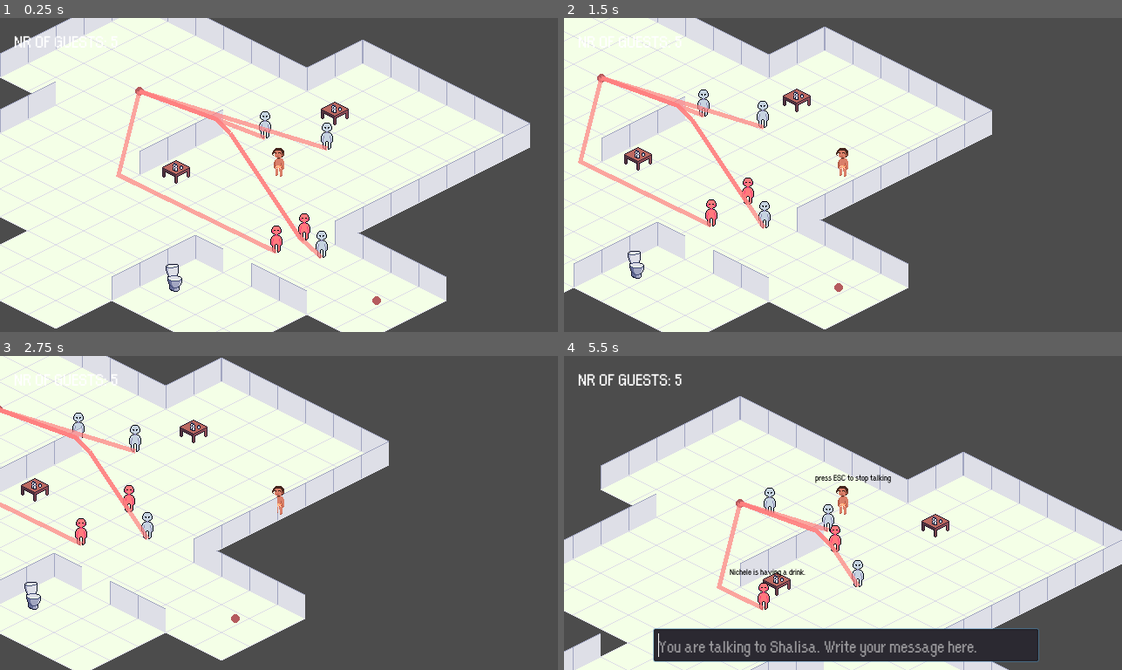
Above: before the commit, frames 1-4 (two rows, left to right).
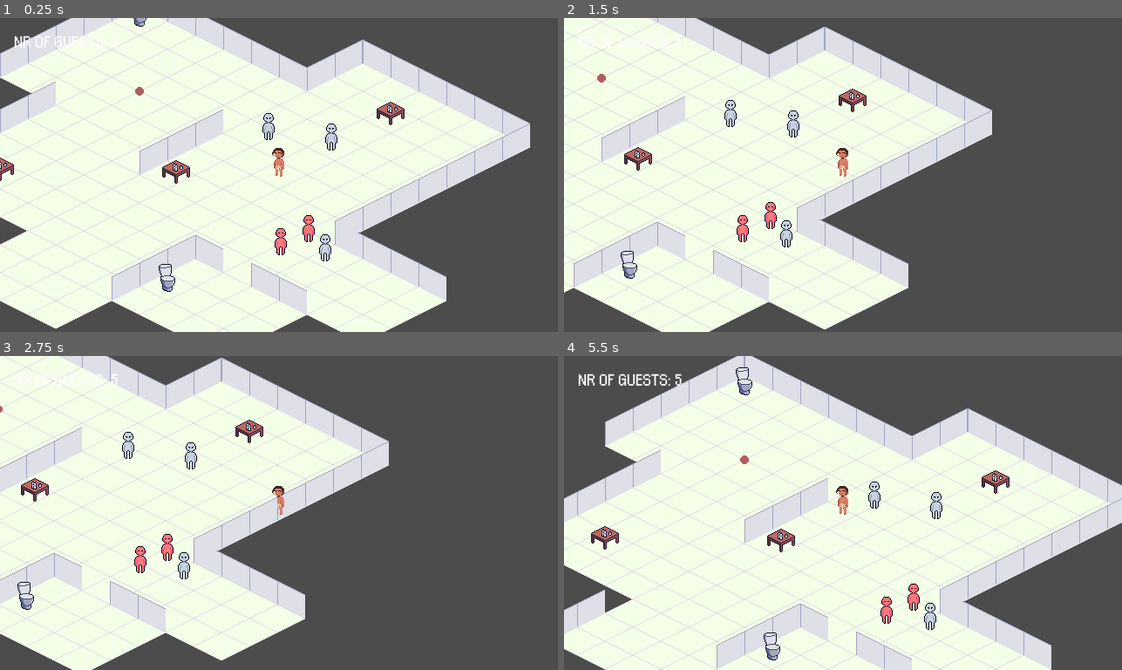
Above: after the commit, the same moments.

Repository: Boffl/language-game-prototype
Game: Godot game, scene res://Party.tscn
The game is run twice, just before and just after one commit, with the same random seed, the same clock (stepped at 60 frames per second) and the same inputs.
Inputs:
- Up to frame 1 (0.25 s): no input
- Up to frame 2 (1.5 s): tap Enter (ui_accept) at 0.5, 0.6, 0.77, 1.07, 1.35 s; hold Right (ui_right) 0.53-1.28 s; hold Down (ui_down) from 1.28 s (still down)
- Up to frame 3 (2.75 s): tap Enter (ui_accept) at 1.52, 1.82, 2.1 s; release Down (ui_down) at 2.03 s; hold Right (ui_right) from 2.03 s (still down)
- Up to frame 4 (5.5 s): release Right (ui_right) at 2.78 s; hold Up (ui_up) 2.78-3.53 s; tap Enter (ui_accept) at 2.85, 3.02, 3.32, 3.6, 3.77, 4.07, 4.35, 4.52, 4.82, 5.1 s; hold Left (ui_left) 3.53-5.03 s; tap Escape (ui_cancel) at 4.15 s; hold Down (ui_down) from 5.03 s (still down)

The runs differ from the first frame. In frame 1, 3.4% of the frame differs, in the area x 0-73%, y 0-92%; in frame 2, 3.3%; in frame 3, 2.8%; in frame 4, 47%, in the area x 0-100%, y 0-100%.

Commit message:
updated PartyGuest pathfinding to make it more modular and easily useable and cleaned up some code

Diff:
--- a/Objects/Furniture/Toilet.tscn
+++ b/Objects/Furniture/Toilet.tscn
@@ -7,6 +7,7 @@
 height = 16.0
 
 [sub_resource type="CapsuleShape2D" id=2]
+radius = 5.33333
 height = 6.66667
 
 [node name="Toilet" type="StaticBody2D" groups=["toilets"]]
--- a/Objects/Furniture/WaterTable.tscn
+++ b/Objects/Furniture/WaterTable.tscn
@@ -3,7 +3,7 @@
 [ext_resource path="res://Assets/Furniture/WaterTable.png" type="Texture" id=1]
 
 [sub_resource type="CapsuleShape2D" id=1]
-radius = 16.0
+radius = 11.6666
 
 [node name="WaterTable" type="StaticBody2D" groups=["watertables"]]
 
--- a/Party.tscn
+++ b/Party.tscn
@@ -97,9 +97,9 @@
 }
 
 [sub_resource type="NavigationPolygon" id=7]
-vertices = PoolVector2Array( 512, 8, 664, 88, 504, 56, 488, 48, 456, 192, 368, 80, 488, 72, 352, 328, 248, 272, 296, 256, 304, 264, 152, 192, 16, 128, 176, 48, 240, 128, 448, 200, 584, 272, 512, 304, 384, 240, 112, 16, 264, -56, 448, 40, 352, 64, 328, 208, 168, 288, 64, 240, 256, 136, 376, 264, 424, 288, 312, 256, 304, 248, 320, 240, 352, 248, 472, 56, 368, 232 )
-polygons = [ PoolIntArray( 0, 1, 2, 3 ), PoolIntArray( 1, 4, 5, 6 ), PoolIntArray( 7, 8, 9, 10 ), PoolIntArray( 11, 12, 13, 14 ), PoolIntArray( 15, 16, 17, 18 ), PoolIntArray( 13, 19, 20, 21, 22 ), PoolIntArray( 5, 23, 24, 25, 11, 26 ), PoolIntArray( 27, 28, 7, 10, 29 ), PoolIntArray( 27, 29, 30, 31, 32 ), PoolIntArray( 21, 0, 3, 33 ), PoolIntArray( 18, 27, 32, 34 ), PoolIntArray( 5, 4, 15, 18, 34, 23 ), PoolIntArray( 6, 2, 1 ), PoolIntArray( 21, 33, 6, 5, 22 ), PoolIntArray( 13, 22, 14 ), PoolIntArray( 11, 14, 26 ), PoolIntArray( 5, 26, 5 ) ]
-outlines = [ PoolVector2Array( 112, 16, 264, -56, 448, 40, 512, 8, 664, 88, 456, 192, 448, 200, 584, 272, 512, 304, 384, 240, 376, 264, 424, 288, 352, 328, 248, 272, 296, 256, 304, 264, 312, 256, 304, 248, 320, 240, 352, 248, 368, 232, 328, 208, 168, 288, 64, 240, 152, 192, 16, 128, 176, 48 ), PoolVector2Array( 368, 80, 256, 136, 240, 128, 352, 64, 368, 80 ), PoolVector2Array( 472, 56, 488, 48, 504, 56, 488, 72 ) ]
+vertices = PoolVector2Array( 368, 80, 536, 64, 552, 72, 472, 208, 392, 248, 368, 240, 328, 216, 256, 136, 568, 64, 696, 96, 168, 296, 48, 240, 144, 192, 176, 48, 112, 16, 264, -56, 456, 40, 352, 72, 360, 328, 248, 272, 258.572, 266.714, 296, 264, 600, 272, 520, 312, 384, 256, 440, 288, 312, 256, 360, 248, 240, 128, 120, 128, 120, 120, 536, 56, 288, 256, 304, 248, 296, 248, 328, 232, 568, 56, 520, 8, 552, 48, 104, 112, 16, 128, 88, 120, 88, 128, 104, 136 )
+polygons = [ PoolIntArray( 0, 1, 2, 3, 4, 5, 6, 7 ), PoolIntArray( 8, 9, 3, 2 ), PoolIntArray( 10, 11, 12, 6 ), PoolIntArray( 13, 14, 15, 16, 17 ), PoolIntArray( 18, 19, 20, 21 ), PoolIntArray( 3, 22, 23, 4 ), PoolIntArray( 24, 25, 18, 21, 26, 27 ), PoolIntArray( 28, 12, 29, 30, 13 ), PoolIntArray( 16, 31, 1, 0, 17 ), PoolIntArray( 32, 21, 20 ), PoolIntArray( 33, 32, 20, 34, 35 ), PoolIntArray( 26, 33, 35, 27 ), PoolIntArray( 24, 27, 5, 4 ), PoolIntArray( 9, 8, 36 ), PoolIntArray( 37, 9, 36, 38 ), PoolIntArray( 37, 38, 31, 16 ), PoolIntArray( 13, 17, 28 ), PoolIntArray( 13, 30, 39 ), PoolIntArray( 40, 13, 39, 41 ), PoolIntArray( 40, 41, 42 ), PoolIntArray( 12, 40, 42, 43 ), PoolIntArray( 12, 43, 29 ), PoolIntArray( 6, 12, 28, 7 ), PoolIntArray( 0, 7, 0 ) ]
+outlines = [ PoolVector2Array( 112, 16, 264, -56, 456, 40, 520, 8, 696, 96, 472, 208, 600, 272, 520, 312, 392, 248, 384, 256, 440, 288, 360, 328, 248, 272, 258.572, 266.714, 296, 248, 328, 232, 360, 248, 368, 240, 328, 216, 168, 296, 48, 240, 144, 192, 16, 128, 176, 48 ), PoolVector2Array( 368, 80, 256, 136, 240, 128, 352, 72, 368, 80 ), PoolVector2Array( 552, 48, 536, 56, 536, 64, 552, 72, 568, 64, 568, 56 ), PoolVector2Array( 312, 256, 304, 248, 288, 256, 296, 264 ), PoolVector2Array( 104, 112, 88, 120, 88, 128, 104, 136, 120, 128, 120, 120 ) ]
 
 [sub_resource type="DynamicFont" id=5]
 size = 22
@@ -206,27 +206,20 @@
 scale = Vector2( 0.5, 0.5 )
 shape = SubResource( 6 )
 
-[node name="TestBeacon2" type="KinematicBody2D" parent="YSort/Furniture"]
-position = Vector2( 528, 272 )
-__meta__ = {
-"_edit_group_": true
-}
-
-[node name="Sprite" type="Sprite" parent="YSort/Furniture/TestBeacon2"]
-texture = ExtResource( 10 )
-
-[node name="CollisionShape2D" type="CollisionShape2D" parent="YSort/Furniture/TestBeacon2"]
-scale = Vector2( 0.5, 0.5 )
-shape = SubResource( 6 )
-
 [node name="Toilet" parent="YSort/Furniture" instance=ExtResource( 12 )]
-position = Vector2( 296, 256 )
+position = Vector2( 288, 256 )
 
 [node name="WaterTable" parent="YSort/Furniture" instance=ExtResource( 13 )]
-position = Vector2( 480, 56 )
+position = Vector2( 544, 56 )
 
 [node name="WaterTable2" parent="YSort/Furniture" instance=ExtResource( 13 )]
 position = Vector2( 298, 123 )
+
+[node name="WaterTable3" parent="YSort/Furniture" instance=ExtResource( 13 )]
+position = Vector2( 96, 120 )
+
+[node name="Toilet2" parent="YSort/Furniture" instance=ExtResource( 12 )]
+position = Vector2( 256, -48 )
 
 [node name="BotPath" type="Path2D" parent="YSort"]
 curve = SubResource( 4 )
@@ -236,7 +229,6 @@
 rotation = -0.482513
 
 [node name="Navigation2D" type="Navigation2D" parent="."]
-visible = false
 
 [node name="PartyGuestMovement" type="NavigationPolygonInstance" parent="Navigation2D"]
 position = Vector2( -8, 0 )
--- a/PartyGuest/PartyGuest.gd
+++ b/PartyGuest/PartyGuest.gd
@@ -21,19 +21,18 @@
 var can_move = true
 
 var velocity
-var reaction_time = 100
 var max_speed = rand_range(20, 30)
 
-var path =  []
-var target_coordinates = ''
-var target_object = "TestBeacon"
+var possible_targets = ["Toilet", "WaterTable", "TestBeacon", "TestBeacon2", "WaterTable2"] # names of all the furniture items PartyGuest can target
+
+var activity_message = ""
 var timer_activity
-var timer_doing_activity
-var activity_message = ""
-
-var possible_targets = ["Toilet", "WaterTable", "TestBeacon", "TestBeacon2", "WaterTable2"]
-
-onready var LinePath = Line2D.new()
+var target_object = "" # type of target that PartyGuest is targeting (from possible_targets)
+var path =  [] # path that PartyGuest follows is stored here
+
+var possible_target_groups = ["watertables", "toilets", "false_group"] # group names of the furniture items
+
+onready var LinePath = Line2D.new() # used for pathfinding
 
 var guest_name # using just 'name' is not good, since it already an attribute in the namespace of the parent class
 var present # True
@@ -58,16 +57,22 @@
 
 
 func _ready():
+	"""
+	Called when PartyGuest enters the scene for the first time
+	"""
+
+	# (temporarily) remove ChatBox
 	get_node("PartyGuestArea/CanvasLayer").remove_child(chatBox)
 
 	# pick a random texture for the PartyGuest
 	get_node("Sprite").set_texture(partyguest_sprites[randi() % len(partyguest_sprites)])
 
-	# spawn in path for PartyGuest
+	# set up Line in path for PartyGuest
 	get_parent().get_parent().add_child(LinePath)
 	LinePath.set_default_color(Color(1, 0.5, 0.5, 0.7))
 	LinePath.set_width(5)
 
+	# timer for switching targets
 	timer_activity = Timer.new()
 	timer_activity.set_wait_time(rand_range(5, 10))
 	timer_activity.set_one_shot(false)
@@ -75,22 +80,20 @@
 	self.add_child(timer_activity)
 	timer_activity.start()
 
+	# empty the stats display text
 	get_node("PartyGuestStats").set_text("")
 
 
 
 func _physics_process(_delta):
-
-	# PICKS NEW TARGET EVERY 5-10 seconds
+	"""
+	Updating Stats, Movement and Interaction Functions
+	"""
+
 	# MOVEMENT
 	if can_move and target_object != "":
-		target_coordinates = get_parent().get_node("Furniture/" + target_object).position
-		move_to(_delta, target_coordinates)
-
-	if get_node("PartyGuestArea").get_overlapping_areas().size() == 0:
-		get_node("PartyGuestStats").set_text("")
-
-
+		#target_coordinates = get_parent().get_node("Furniture/" + target_object).position
+		move_to(_delta, coordinates_of_target(target_object))
 
 
 	# UPDATING STATS
@@ -99,63 +102,103 @@
 	intoxication -= 0.00001
 	tiredness += 0.000001
 
+
+
 """ Everything for Interacting with Objects """
 
 func _on_PartyGuestArea_area_entered(area):
+	""" Used for performing an action """
+
 	var interaction_object = area.get_parent()
-	if interaction_object.is_in_group('toilets'):
-		start_activity("going to the toilet.")
-	elif interaction_object.is_in_group('watertables'):
-		start_activity("having a drink.")
+
+	# checks if the object is of the target type, then starts activity
+	if interaction_object.is_in_group(target_object):
+		start_activity(interaction_object)
+
+
+func _on_PartyGuestArea_area_exited(area):
+	if not area.get_parent().is_in_group("bots") or area.get_parent().is_in_group("Player"):
+		get_node("PartyGuestStats").set_text("")
+
+
+func start_activity(interaction_object):
+	""" For interacting with Furniture """
+
+	var message = ""
+
+	# WaterTable
+	if interaction_object.is_in_group("watertables"):
+		message = "having a drink."
+
+
+	# Toilet
+	if interaction_object.is_in_group("toilets"):
+		message = "going to the toilet."
+
+
+	get_node("PartyGuestStats").set_text(guest_name + " is " + message)
+
+
 
 
 func _on_timer_repetition():
-	target_object = possible_targets[randi() % len(possible_targets)]
-
-
-
-func start_activity(message):
-	get_node("PartyGuestStats").set_text(guest_name + " is " + message)
-	print("Done")
-
-
-
-
-
-
-func set_path(target_object):
-	pass
+	target_object = possible_target_groups[randi() % len(possible_target_groups)]
+
+
+func coordinates_of_target(group_name):
+	""" Given a furniture group name, picks an object from that category and returns coordinates """
+
+	var objects_in_group = get_tree().get_nodes_in_group(group_name)
+	var closest_object
+
+	# checks if there are any objects in the group
+	if objects_in_group.size() > 0:
+		closest_object = objects_in_group[0]
+		# checks which possible object is closest (in absolute distance)
+		for object in objects_in_group:
+			if object.position.distance_to(self.position) < closest_object.position.distance_to(self.position):
+				closest_object = object
+		return closest_object.position
+
+	# if there's no object in that group, it starts chasing the Player (just for fun lol)
+	else:
+		return get_parent().get_node("Player").position
 
 
 func move_to(delta, target_coordinates):
 	""" Pathfinding + Movement for the PartyGuests """
 
-
-	# not finished yet :0
+	# calculate path to target coordinates
 	path = get_parent().get_parent().get_node("Navigation2D").get_simple_path(self.position, target_coordinates)
 	LinePath.points = path
 
-
 	var distance_to_walk = max_speed * delta
-	# Move the player along the path until he has run out of movement or the path ends.
-
+	# following the path
 	while distance_to_walk > 0 and path.size() > 0:
 		var distance_to_next_point = position.distance_to(path[0])
 		if distance_to_walk <= distance_to_next_point:
-			# The player does not have enough movement left to get to the next point.
+		# moves PartyGuest incrimentally to the next point
 			position += position.direction_to(path[0]) * distance_to_walk
+		# next point along the path is reached, the point is removed
 		else:
-			# The player get to the next point
 			position = path[0]
 			path.remove(0)
-		# Update the distance to walk
 		distance_to_walk -= distance_to_next_point
 
 
-	#velocity = target_coordinates - self.position
-	#move_and_slide(velocity * delta * max_speed)
-
-
+
+
+""" ChatBox and ChatLog """
+
+func start_conversation():
+	get_node("PartyGuestArea/CanvasLayer").add_child(chatBox)
+	get_node("PartyGuestArea/CanvasLayer/ChatBox/VBoxContainer/HBoxContainer/LineEdit").grab_focus() # makes it possible to start typing immediately
+
+
+func end_conversation():
+	# past_conversations.append(get_node("PartyGuestArea/CanvasLayer/ChatBox").chat_log)
+	# calculate sentiment of conversation or something
+	get_node("PartyGuestArea/CanvasLayer").remove_child(chatBox)
 
 
 
@@ -194,17 +237,3 @@
 	like_to_drink = rng.randf_range(0,1.2)
 	aggression = rng.randf_range(0,1)
 	like_other_agent # {} #TODO
-
-
-
-func start_conversation():
-	get_node("PartyGuestArea/CanvasLayer").add_child(chatBox)
-	get_node("PartyGuestArea/CanvasLayer/ChatBox/VBoxContainer/HBoxContainer/LineEdit").grab_focus() # makes it possible to start typing immediately
-
-
-func end_conversation():
-	# past_conversations.append(get_node("PartyGuestArea/CanvasLayer/ChatBox").chat_log)
-
-	# calculate sentiment of conversation or something
-
-	get_node("PartyGuestArea/CanvasLayer").remove_child(chatBox)
--- a/PartyGuest/PartyGuest.tscn
+++ b/PartyGuest/PartyGuest.tscn
@@ -1,8 +1,7 @@
-[gd_scene load_steps=8 format=2]
+[gd_scene load_steps=7 format=2]
 
 [ext_resource path="res://PartyGuest/PartyGuest.gd" type="Script" id=1]
 [ext_resource path="res://Assets/PartyGuest/PartyGuest2.png" type="Texture" id=2]
-[ext_resource path="res://PartyGuest/PartyGuestArea.gd" type="Script" id=3]
 [ext_resource path="res://ChatBox/ChatBox.tscn" type="PackedScene" id=4]
 [ext_resource path="res://Assets/Fonts/orange-kid.regular.otf" type="DynamicFontData" id=5]
 
@@ -27,7 +26,6 @@
 shape = SubResource( 1 )
 
 [node name="PartyGuestArea" type="Area2D" parent="."]
-script = ExtResource( 3 )
 
 [node name="InteractionArea" type="CollisionShape2D" parent="PartyGuestArea"]
 rotation = 1.5708
@@ -55,3 +53,4 @@
 text = "stats"
 
 [connection signal="area_entered" from="PartyGuestArea" to="." method="_on_PartyGuestArea_area_entered"]
+[connection signal="area_exited" from="PartyGuestArea" to="." method="_on_PartyGuestArea_area_exited"]
--- a/PartyGuest/PartyGuestArea.gd
+++ /dev/null
@@ -1 +0,0 @@
-extends Area2D
